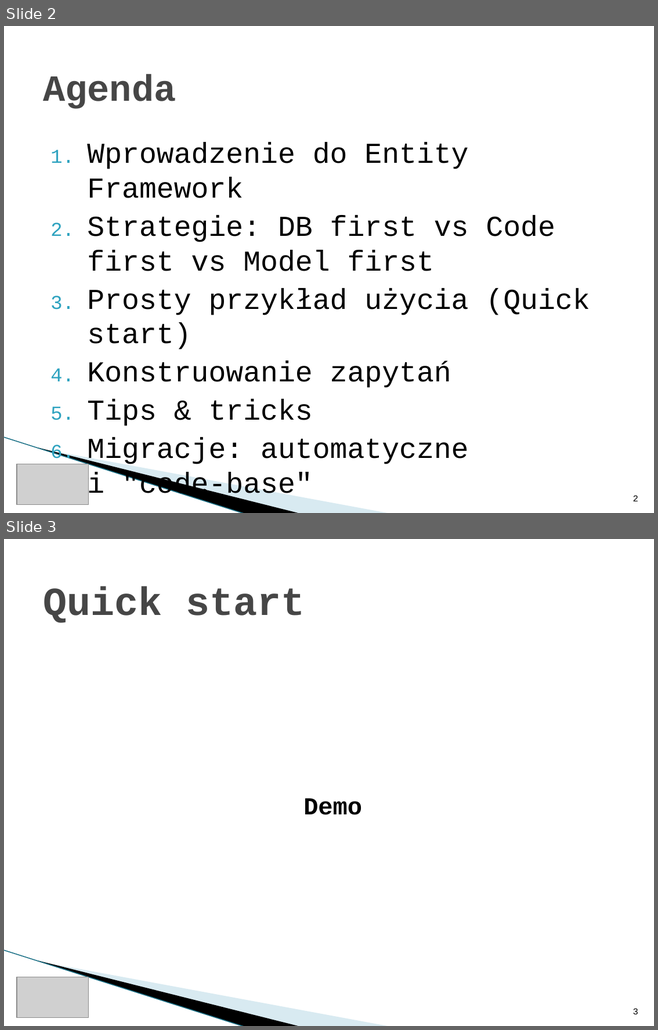
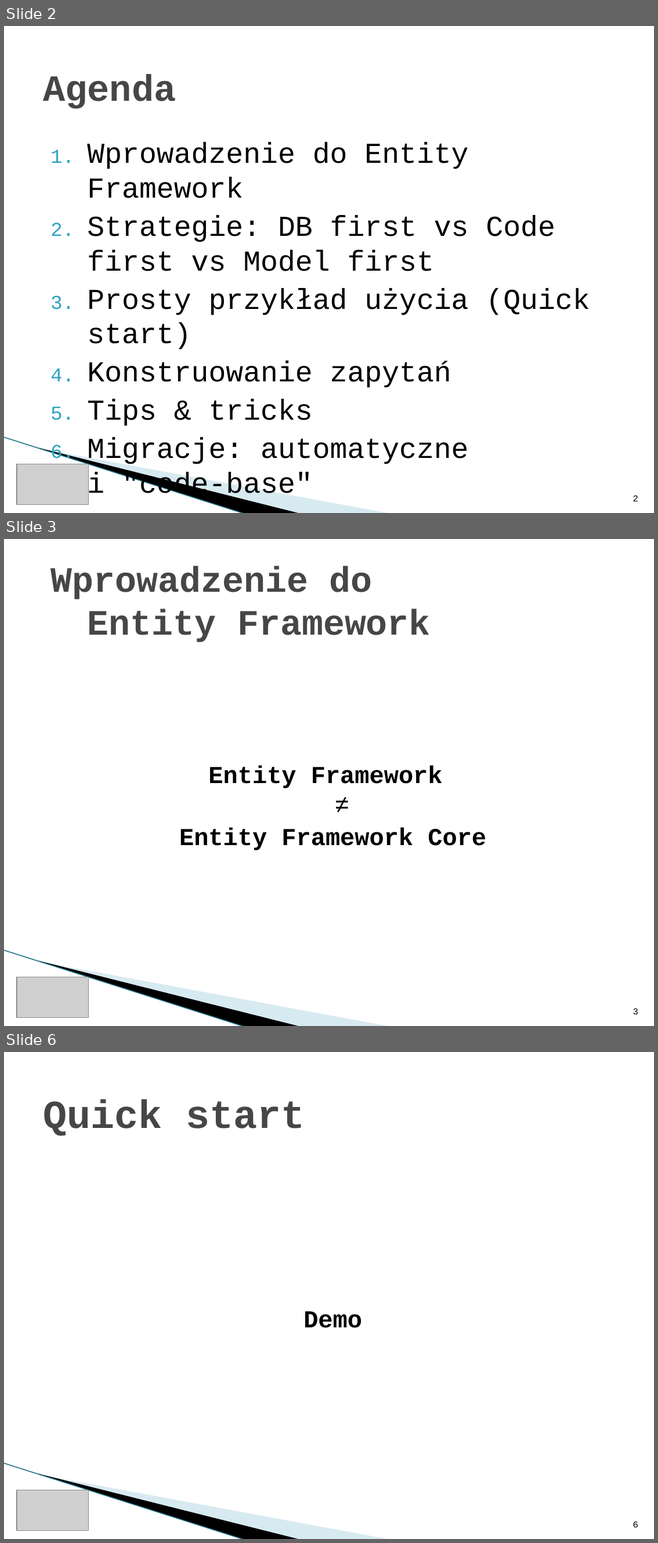
Before and after one commit to rwoszczyk/Training, a slide deck: ItKrd_EF.pptx. Shown one above the other, each under a label of ours: slides 2 and 3 before the commit, slides 2, 3 and 6 after it; the slides between them are not shown. The pictures are 658x1030 and 658x1543 pixels, drawn with LibreOffice and Linux fonts; fonts in the diff are those of the drawing; grey boxes stand for pictures; background and template pictures are left out. Boxes give left, top, right and bottom in pixels: in the first picture for what was removed or moved away, otherwise in the second. Text is boxed around its words. In the diff, an @@ line names an element or a change of style, - is before the commit and + after.

```diff
--- a/ItKrd_EF.pptx
+++ b/ItKrd_EF.pptx
@@ slide 3 added at (4, 539, 654, 1026), background #FFFFFF; not listed: 3 template elements that a slide beside it also shows @@
@@ title added at (50, 566, 430, 642), 39.6 pt, text #464646, bold @@
+Wprowadzenie do
+Entity Framework
@@ text added at (179, 766, 486, 850), 27 pt, text #000000, bold @@
+Entity Framework
+≠
+Entity Framework Core
@@ picture added at (17, 977, 89, 1017) @@
@@ page number added at (633, 1008, 638, 1015), 10 pt, text #000000 @@
+3
@@ what was slide 3 is now slide 6 @@
@@ page number at (633, 1521, 638, 1528): text changed @@
-3
+6
```
Also in this commit, not shown: 2 slides changed, 10 other slides added, 8 other files.
